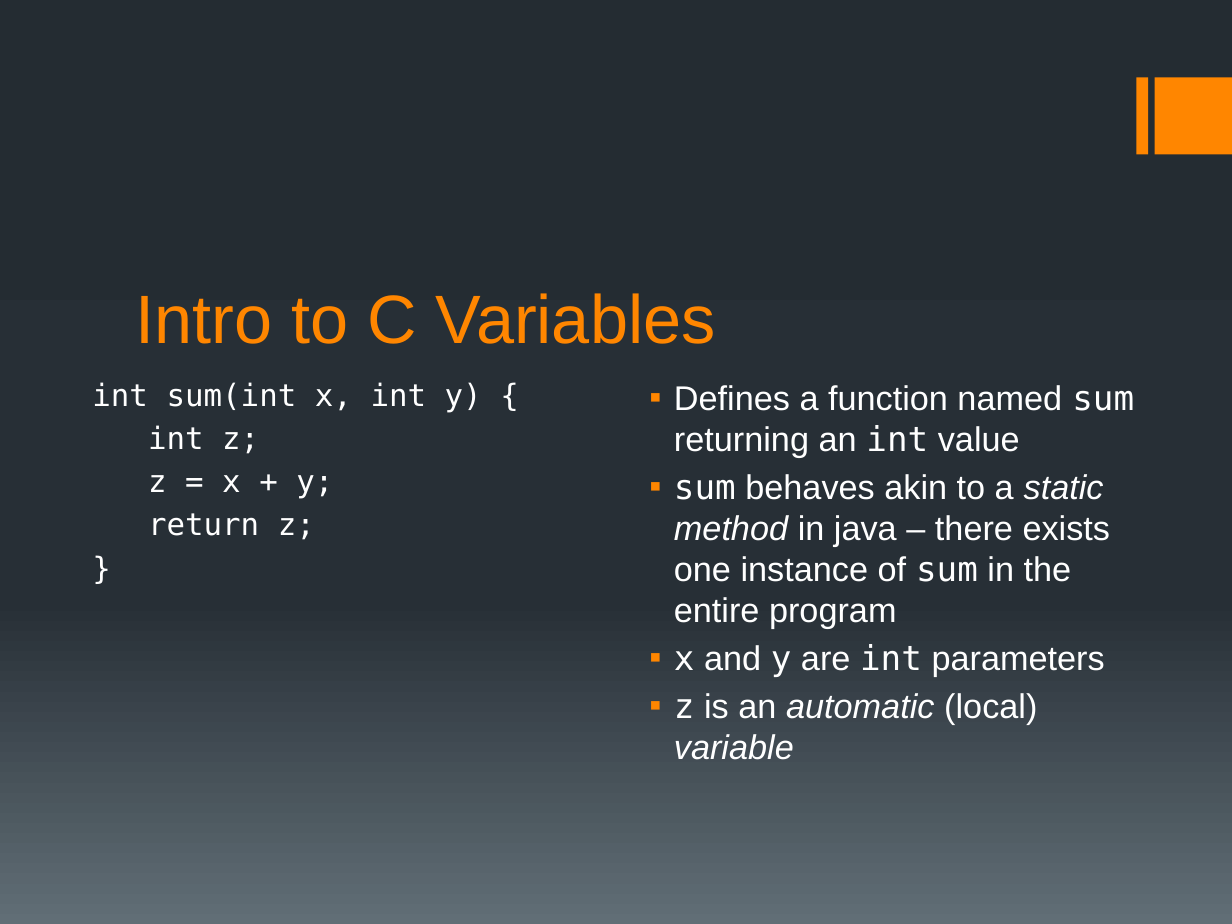
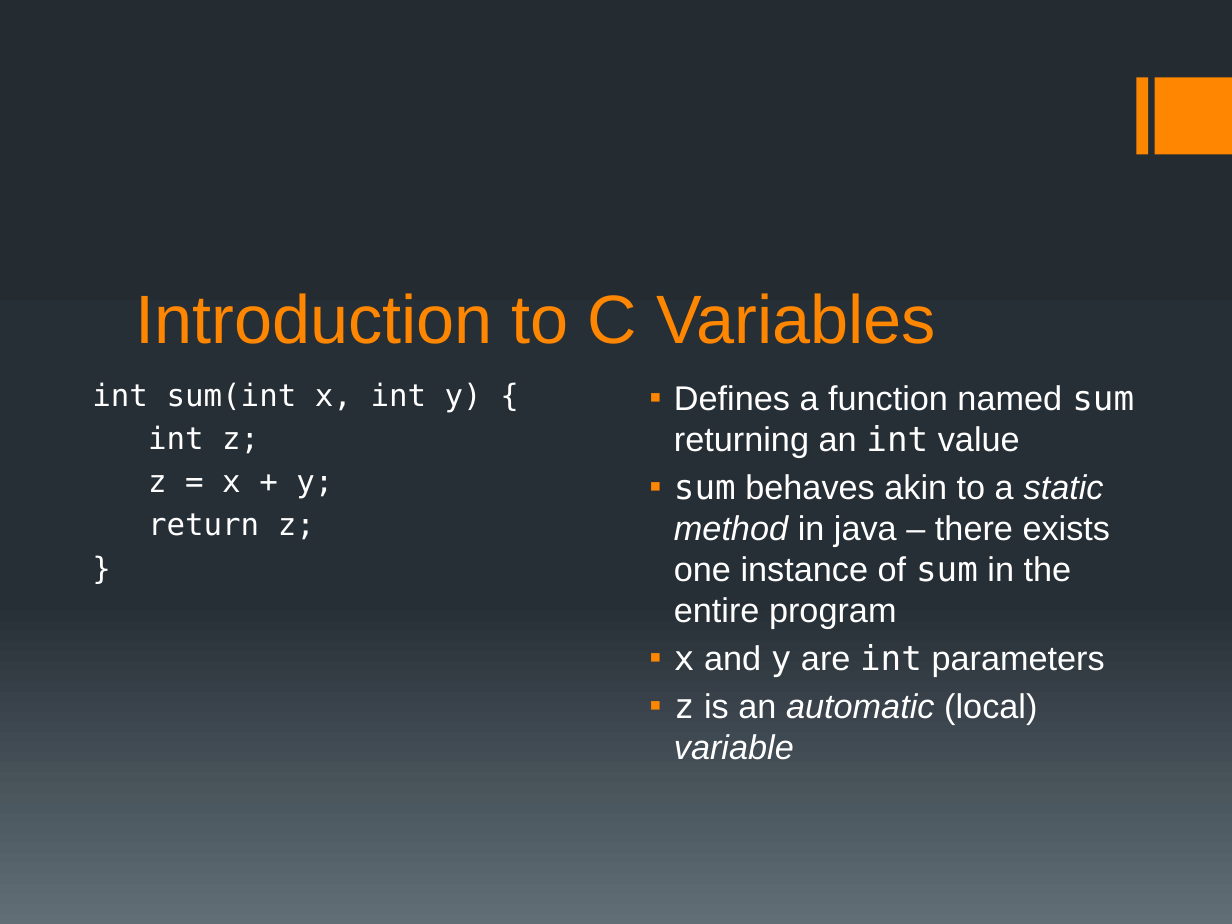
Before and after one commit to BoiseState/CS253-resources, a slide deck: slide 9 of slides/JRC/CS253L01.pptx (slide 8 before the commit). Drawn at 1232x924 pixels with LibreOffice and Linux fonts; fonts in the diff are those of the drawing. Boxes give left, top, right and bottom in pixels: in the first picture for what was removed or moved away, otherwise in the second. Text is boxed around its words. In the diff, an @@ line names an element or a change of style, - is before the commit and + after.

```diff
--- a/slides/JRC/CS253L01.pptx
+++ b/slides/JRC/CS253L01.pptx
@@ title at [136,293,936,344]: text changed @@
-Intro to C Variables
+Introduction to C Variables
```
Also in this commit, not shown: 5 other slides changed, 6 slides added.
